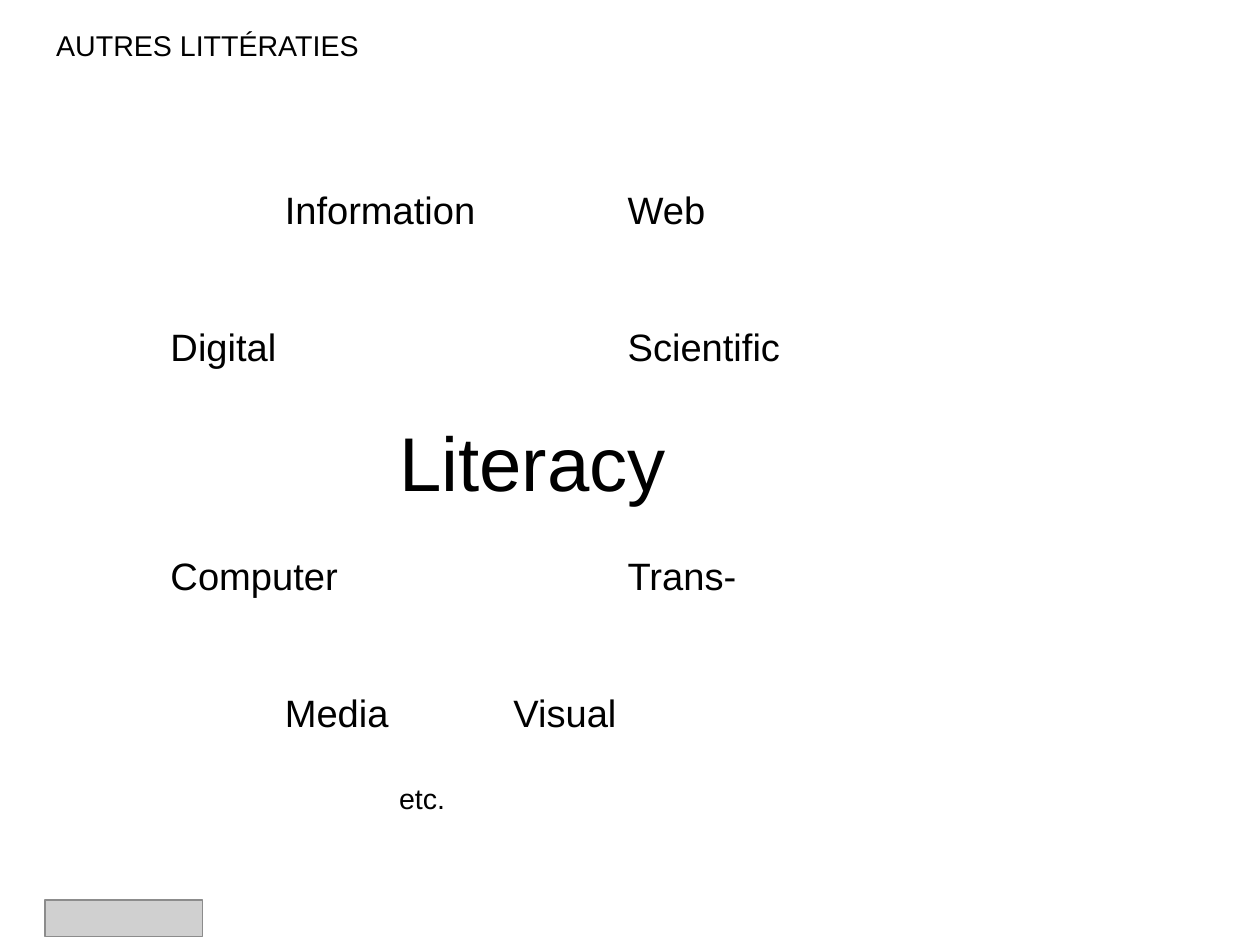
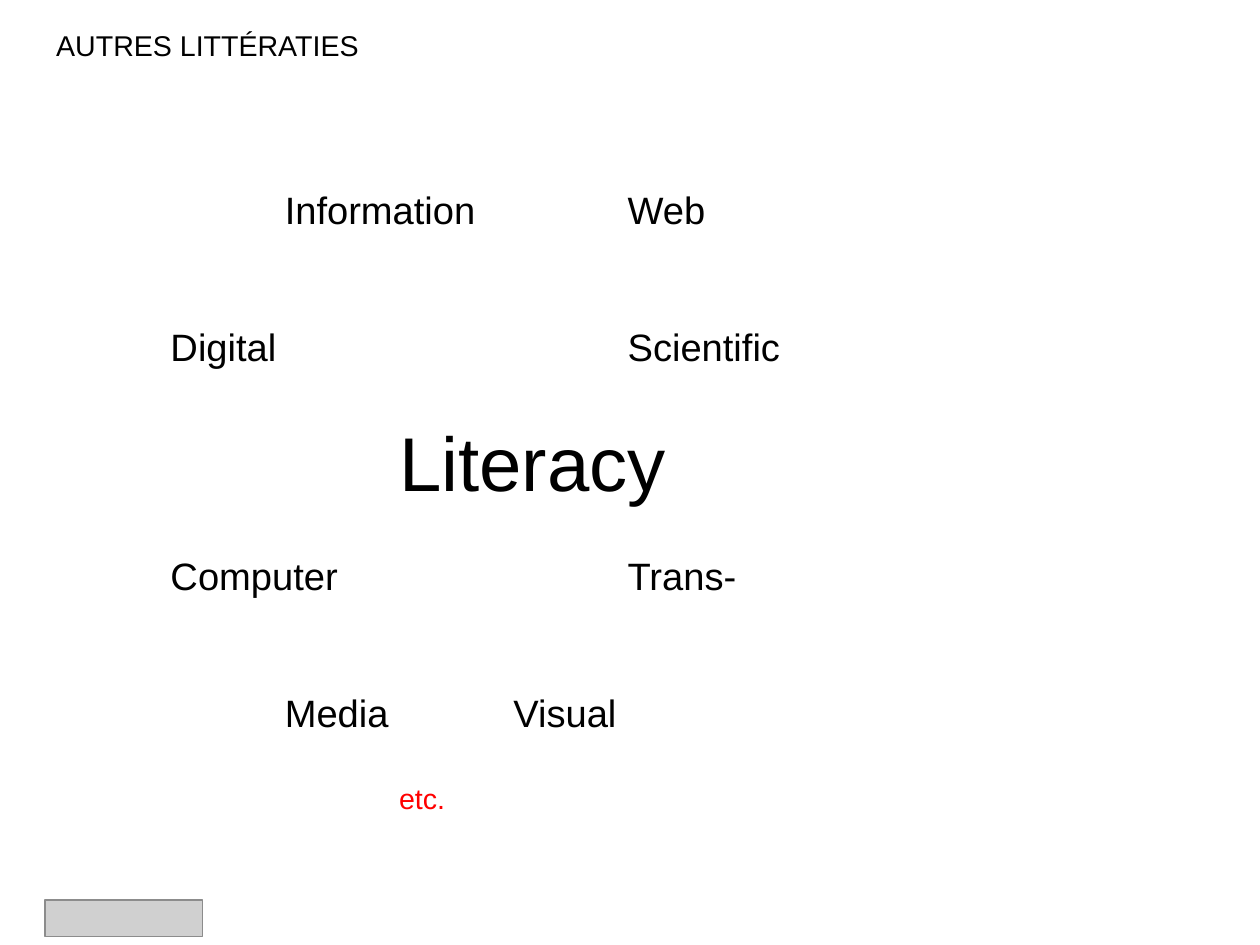
Before and after one commit to grolimur/HEG-765-21, a slide deck: slide 17 of sem3/supports/formation-usagers-bib-S03-E01.odp. Drawn at 1260x945 pixels with LibreOffice and Linux fonts; fonts in the diff are those of the drawing; grey boxes stand for pictures. Boxes give left, top, right and bottom in pixels: in the first picture for what was removed or moved away, otherwise in the second. Text is boxed around its words. In the diff, an @@ line names an element or a change of style, - is before the commit and + after.

```diff
--- a/sem3/supports/formation-usagers-bib-S03-E01.odp
+++ b/sem3/supports/formation-usagers-bib-S03-E01.odp
@@ text at (x1=399, y1=790, x2=445, y2=810): text colour #000000 to #FF0000 in "etc." @@
```
Also in this commit, not shown: 1 other slide changed, 3 other files.
